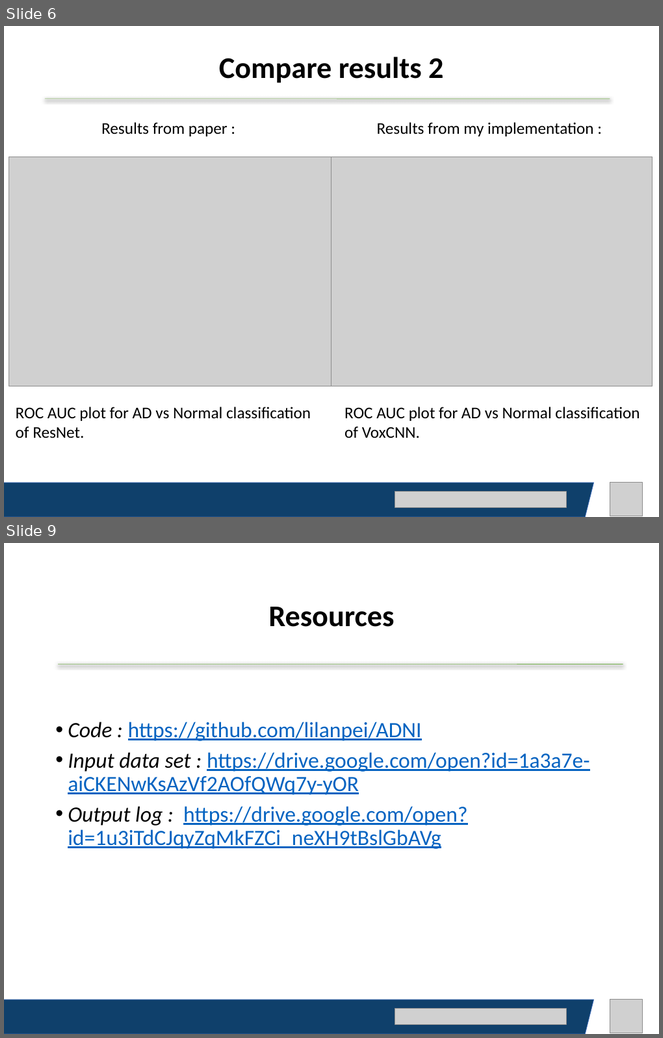
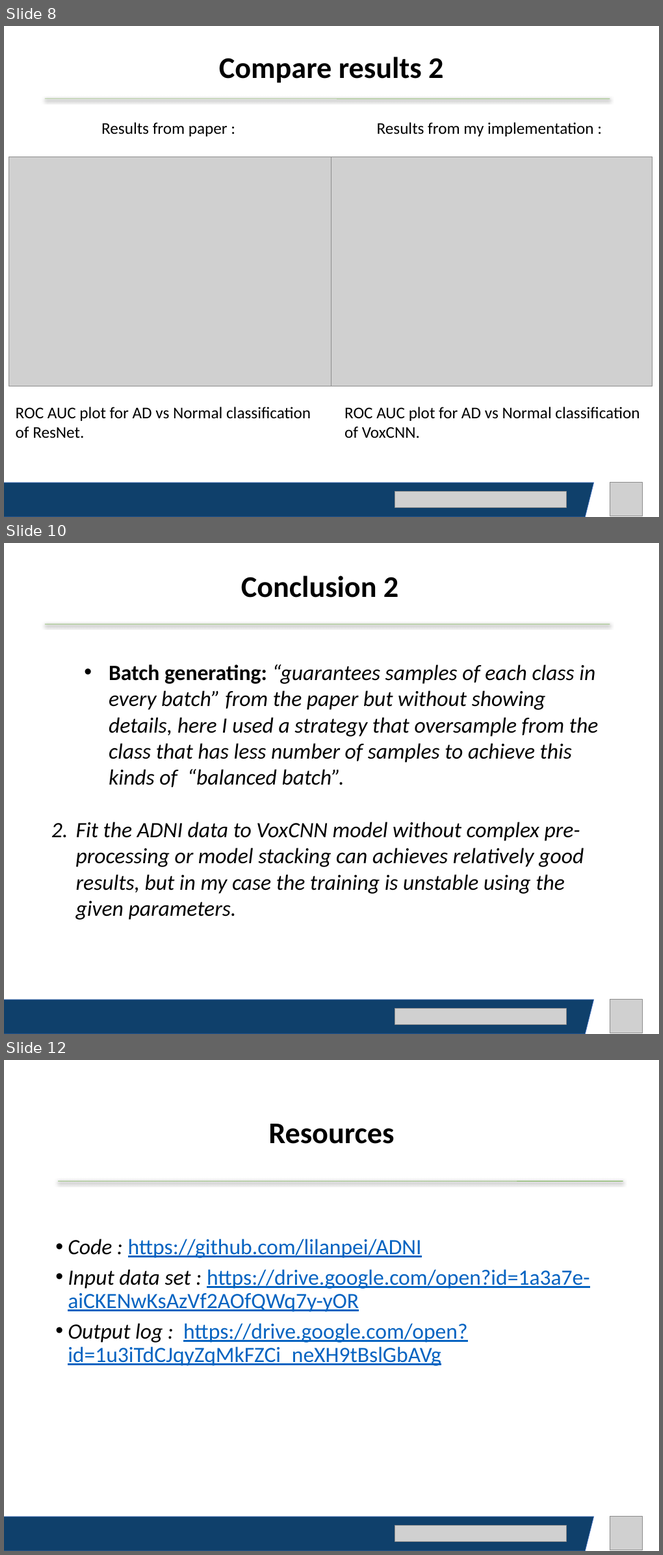
Before and after one commit to lilanpei/ADNI, a slide deck: ISPR_Final_Project_report_LanpeiLi.pptx. Shown one above the other, each under a label of ours: slides 6 and 9 before the commit, slides 8, 10 and 12 after it; the slides between them are not shown. The pictures are 663x1038 and 663x1555 pixels, drawn with LibreOffice and Linux fonts; fonts in the diff are those of the drawing; grey boxes stand for pictures. Boxes give left, top, right and bottom in pixels: in the first picture for what was removed or moved away, otherwise in the second. Text is boxed around its words. In the diff, an @@ line names an element or a change of style, - is before the commit and + after.

```diff
--- a/ISPR_Final_Project_report_LanpeiLi.pptx
+++ b/ISPR_Final_Project_report_LanpeiLi.pptx
@@ slide 10 added at (4, 543, 659, 1034), background #FFFFFF @@
@@ text added at (241, 575, 399, 598), 33 pt, text #000000, bold @@
+Conclusion 2
@@ line added from (44, 624) to (610, 624), #70AD47 0.5 pt @@
@@ text added at (76, 665, 599, 920), 24 pt, text #000000, italic @@
+  • Batch generating: “guarantees samples of each class in every batch” from the paper but without showing details, here I used a strategy that oversample from the class that has less number of samples to achieve this kinds of “balanced batch”.
+2. Fit the ADNI data to VoxCNN model without complex pre-processing or model stacking can achieves relatively good results, but in my case the training is unstable using the given parameters.
@@ parallelogram added at (4, 1000, 594, 1034), fill #0F406B, outline #4472C4 0.5 pt @@
@@ picture added at (395, 1009, 567, 1025) @@
@@ picture added at (610, 1000, 643, 1033) @@
@@ what was slide 6 is now slide 8 @@
@@ what was slide 9 is now slide 12 @@
```
Also in this commit, not shown: 6 slides changed, 3 other slides added.
